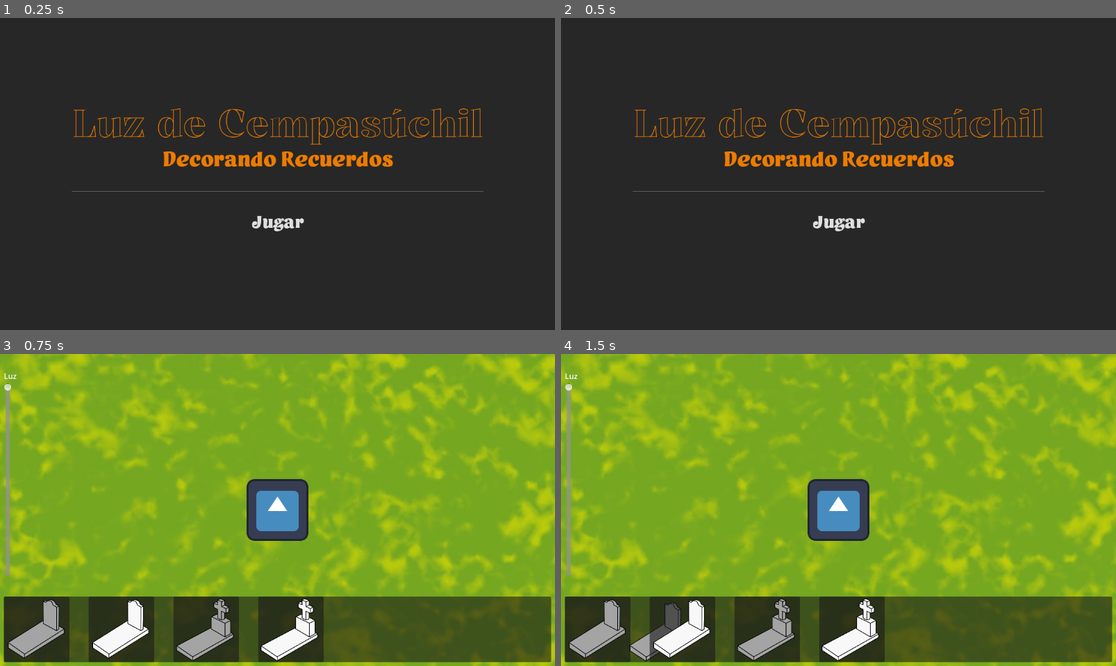
Above: before the commit, frames 1-4 (two rows, left to right).
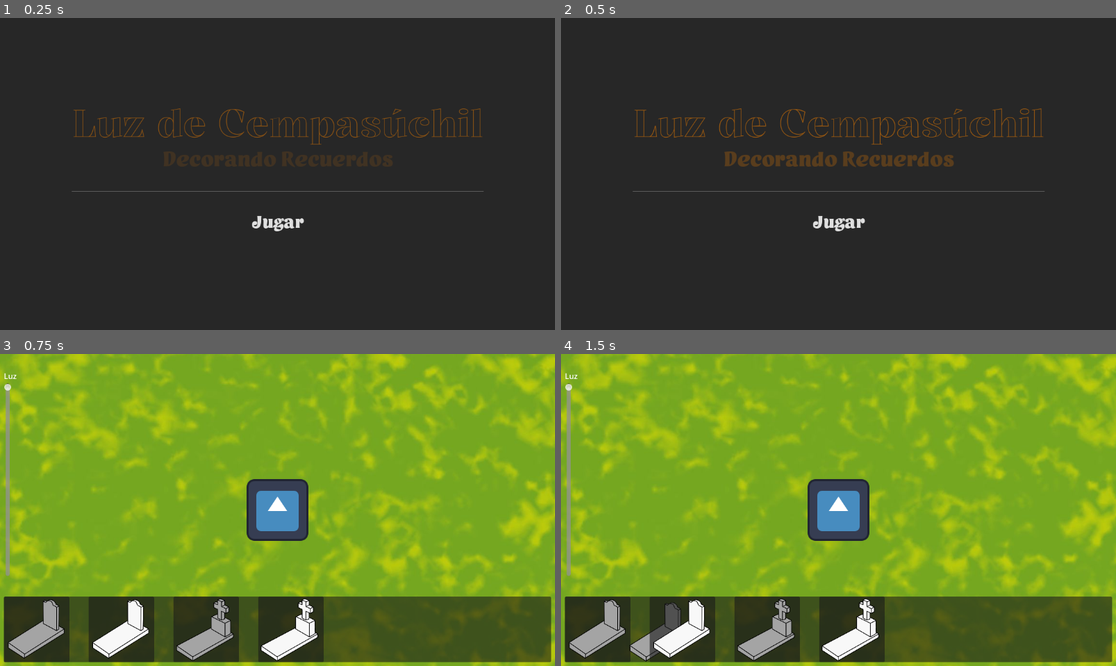
Above: after the commit, the same moments.

Repository: M0G1WARA/game-jam-2025
Game: Godot game, scene res://Scenes/MainMenu/main_menu.tscn
The game is run twice, just before and just after one commit, with the same random seed, the same clock (stepped at 60 frames per second) and the same inputs. The engine's default icon, where the game draws it, is replaced by a stand-in: a white triangle on a blue panel in a dark square.
Inputs (mouse positions are in pixels of both pictures, inside the frame that each line leads up to):
- Up to frame 1 (0.25 s): no input
- Up to frame 2 (0.5 s): no input
- Up to frame 3 (0.75 s): click "Jugar" at 0.5 s
- Up to frame 4 (1.5 s): tap Enter (ui_accept) at 1.25 s; drag from (599, 628) to (766, 631) at 1.27 s

The runs differ from the first frame. In frame 1, 2.2% of the frame differs, in the area x 13-87%, y 28-48%; in frame 2, 2.2%; in frame 3, nothing differs; in frame 4, nothing differs.

Commit message:
Add music

Diff:
--- a/Scenes/Game/game.tscn
+++ b/Scenes/Game/game.tscn
@@ -1,10 +1,11 @@
-[gd_scene load_steps=6 format=3 uid="uid://bdqck0axfiww1"]
+[gd_scene load_steps=7 format=3 uid="uid://bdqck0axfiww1"]
 
 [ext_resource type="PackedScene" uid="uid://bihjijnjdiowc" path="res://Scenes/Player/player.tscn" id="1_mv0hc"]
 [ext_resource type="Script" uid="uid://bvjlmy4upx3gl" path="res://Scenes/Game/game.gd" id="1_qikps"]
 [ext_resource type="PackedScene" uid="uid://d0v2ab5c0mnge" path="res://Scenes/HUD/hud.tscn" id="2_qxfds"]
 [ext_resource type="PackedScene" uid="uid://c0a6tiepq1tuq" path="res://Scenes/Decoration/decoration.tscn" id="4_i1e5p"]
 [ext_resource type="Texture2D" uid="uid://c4xr4w47mu0xy" path="res://Assets/Images/bg.jpg" id="5_ciybh"]
+[ext_resource type="AudioStream" uid="uid://dxvbmpst1up3p" path="res://Music/black-box-cozy-forest-122347.mp3" id="6_flgk0"]
 
 [node name="Game" type="Node2D"]
 script = ExtResource("1_qikps")
@@ -30,3 +31,8 @@
 [node name="HUD" parent="." instance=ExtResource("2_qxfds")]
 
 [node name="Light" type="CanvasModulate" parent="."]
+
+[node name="AudioStreamPlayer2D" type="AudioStreamPlayer2D" parent="."]
+stream = ExtResource("6_flgk0")
+volume_db = -10.0
+autoplay = true
--- a/Scenes/MainMenu/main_menu.tscn
+++ b/Scenes/MainMenu/main_menu.tscn
@@ -1,8 +1,72 @@
-[gd_scene load_steps=4 format=3 uid="uid://gqlnxp4hi0je"]
+[gd_scene load_steps=9 format=3 uid="uid://gqlnxp4hi0je"]
 
 [ext_resource type="Script" uid="uid://dejua1d5bc3ek" path="res://Scenes/MainMenu/main_menu.gd" id="1_uqdog"]
 [ext_resource type="FontFile" uid="uid://c6dqtmc8ow554" path="res://Font/KalniaGlaze/KalniaGlaze-SemiBold.ttf" id="2_qgdf6"]
 [ext_resource type="FontFile" uid="uid://bi7q65npobhdr" path="res://Font/Yeast/Yeast.otf" id="3_0qgbs"]
+[ext_resource type="AudioStream" uid="uid://dj36ahcpma61t" path="res://Music/Morning.mp3" id="4_0qgbs"]
+
+[sub_resource type="StyleBoxEmpty" id="StyleBoxEmpty_0qgbs"]
+
+[sub_resource type="Animation" id="Animation_0qgbs"]
+resource_name = "new_animation"
+length = 2.0
+tracks/0/type = "value"
+tracks/0/imported = false
+tracks/0/enabled = true
+tracks/0/path = NodePath("VBoxContainer/Subtitle:theme_override_colors/font_color")
+tracks/0/interp = 1
+tracks/0/loop_wrap = true
+tracks/0/keys = {
+"times": PackedFloat32Array(0, 2),
+"transitions": PackedFloat32Array(1, 1),
+"update": 0,
+"values": [Color(0.92941177, 0.4862745, 0, 0), Color(0.929643, 0.48778403, 0, 1)]
+}
+tracks/1/type = "value"
+tracks/1/imported = false
+tracks/1/enabled = true
+tracks/1/path = NodePath("VBoxContainer/Title:theme_override_colors/font_color")
+tracks/1/interp = 1
+tracks/1/loop_wrap = true
+tracks/1/keys = {
+"times": PackedFloat32Array(0, 2),
+"transitions": PackedFloat32Array(1, 1),
+"update": 0,
+"values": [Color(0.92941177, 0.4862745, 0, 0.4117647), Color(0.929643, 0.48778403, 0, 1)]
+}
+
+[sub_resource type="Animation" id="Animation_adu2g"]
+length = 0.001
+tracks/0/type = "value"
+tracks/0/imported = false
+tracks/0/enabled = true
+tracks/0/path = NodePath("VBoxContainer/Subtitle:theme_override_colors/font_color")
+tracks/0/interp = 1
+tracks/0/loop_wrap = true
+tracks/0/keys = {
+"times": PackedFloat32Array(0),
+"transitions": PackedFloat32Array(1),
+"update": 0,
+"values": [Color(0.929643, 0.48778403, 0, 1)]
+}
+tracks/1/type = "value"
+tracks/1/imported = false
+tracks/1/enabled = true
+tracks/1/path = NodePath("VBoxContainer/Title:theme_override_colors/font_color")
+tracks/1/interp = 1
+tracks/1/loop_wrap = true
+tracks/1/keys = {
+"times": PackedFloat32Array(0),
+"transitions": PackedFloat32Array(1),
+"update": 0,
+"values": [Color(0.929643, 0.48778403, 0, 1)]
+}
+
+[sub_resource type="AnimationLibrary" id="AnimationLibrary_0l8wx"]
+_data = {
+&"RESET": SubResource("Animation_adu2g"),
+&"new_animation": SubResource("Animation_0qgbs")
+}
 
 [node name="MainMenu" type="Control"]
 layout_mode = 3
@@ -58,9 +122,22 @@
 
 [node name="Button" type="Button" parent="VBoxContainer"]
 layout_mode = 2
+theme_override_colors/font_hover_color = Color(0.92941177, 0.4862745, 0, 1)
 theme_override_fonts/font = ExtResource("3_0qgbs")
 theme_override_font_sizes/font_size = 40
+theme_override_styles/focus = SubResource("StyleBoxEmpty_0qgbs")
 text = "Jugar"
 flat = true
 
+[node name="AudioStreamPlayer2D" type="AudioStreamPlayer2D" parent="."]
+stream = ExtResource("4_0qgbs")
+volume_db = -10.0
+autoplay = true
+
+[node name="AnimationPlayer" type="AnimationPlayer" parent="."]
+libraries = {
+&"": SubResource("AnimationLibrary_0l8wx")
+}
+autoplay = "new_animation"
+
 [connection signal="pressed" from="VBoxContainer/Button" to="." method="_on_button_pressed"]
Not shown, added: Music/LICENSE.txt
Not shown, added: Music/Morning.mp3.import
Not shown, added: Music/black-box-cozy-forest-122347.mp3.import
Not shown, added: Music/Morning.mp3
Not shown, added: Music/black-box-cozy-forest-122347.mp3
